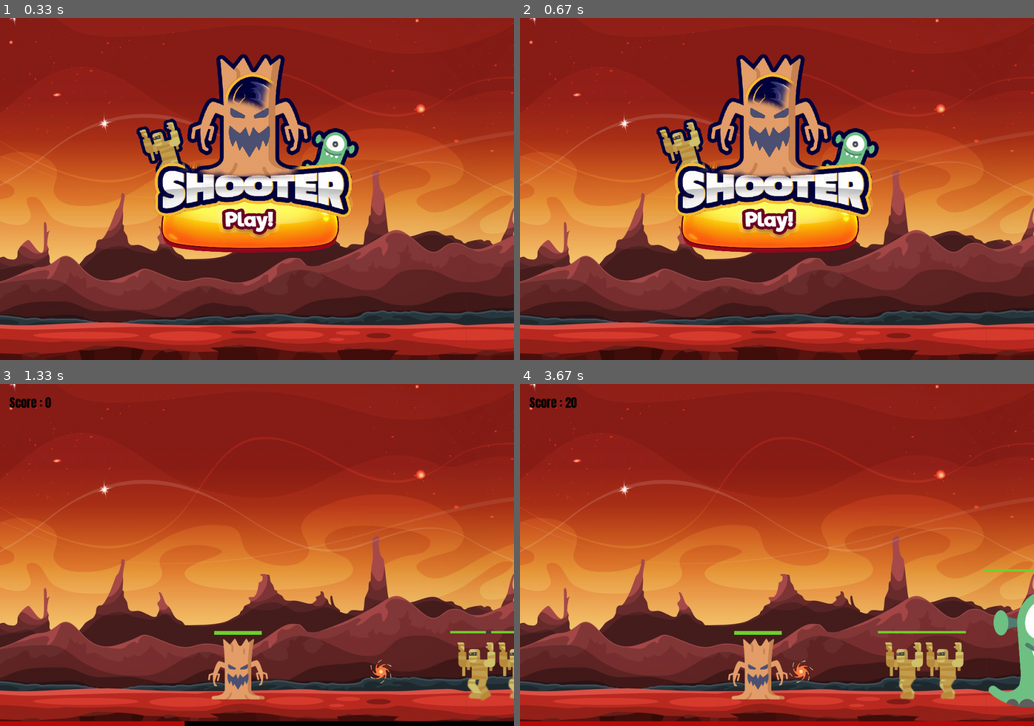
Above: before the commit, frames 1-4 (two rows, left to right).
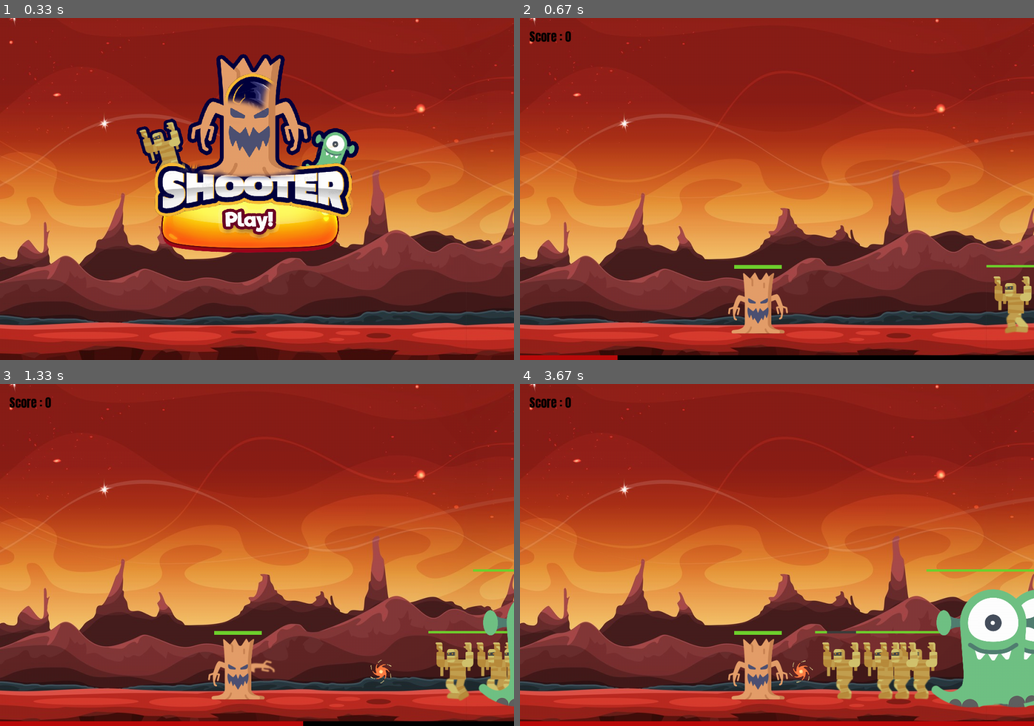
Above: after the commit, the same moments.

Repository: GamerPsy/Shooter-pygame
Game: pygame game, started from main.py
Two runs of this game, one before a commit and one after it. Both use one fixed random seed, a clock stepped at 60 frames per second and the inputs below.
Inputs (mouse positions are in pixels of both pictures, inside the frame that each line leads up to):
- Up to frame 1 (0.33 s): no input
- Up to frame 2 (0.67 s): tap Space at 0.33 s
- Up to frame 3 (1.33 s): click (251, 589) at 0.72 s; tap Space at 1.07 s
- Up to frame 4 (3.67 s): tap Space at 1.37, 1.57, 3.63 s; click (705, 483) at 3.28 s

Frame 1 is identical in both runs. In frame 2, 19% of the frame differs, in the area x 0-100%, y 3-100%; in frame 3, 3.0%; in frame 4, 7.1%.

Commit message:
ajout des sons

Diff:
--- a/comet.py
+++ b/comet.py
@@ -14,6 +14,7 @@
 
     def remove(self):
         self.comet_event.all_comets.remove(self)
+        self.comet_event.game.soundManager.play("meteorite")
         if len(self.comet_event.all_comets) == 0:
             #print("pluie finie")
             self.comet_event.reset_percent()
--- a/game.py
+++ b/game.py
@@ -2,6 +2,8 @@
 from player import Player
 from monster import Alien, Monster, Mummy
 from comet_event import CometFallEvent
+from sounds import SoundManager
+
 
 #creation classe game
 class Game:
@@ -14,6 +16,8 @@
         self.all_players.add(self.player)
 
         self.comet_vent = CometFallEvent(self)
+
+        self.soundManager = SoundManager()
 
         self.all_monsters = pygame.sprite.Group()
         self.font = pygame.font.Font("assets/Anton.ttf", 25)
@@ -38,7 +42,7 @@
         self.comet_vent.reset_percent()
         self.is_playing = False
         self.score = 0
-
+        self.soundManager.play('game_over')
 
     def update(self, screen):
 
--- a/main.py
+++ b/main.py
@@ -56,13 +56,18 @@
         elif event.type == pygame.KEYDOWN:
             game.pressed[event.key] = True
             if event.key == pygame.K_SPACE:
-                game.player.lauch_projectile()
+                if game.is_playing:
+                    game.player.lauch_projectile()
+                else:
+                    game.start()
+                    game.soundManager.play('click')
         elif event.type == pygame.KEYUP:
             game.pressed[event.key] = False
 
         elif event.type == pygame.MOUSEBUTTONDOWN:
             if start_button_rect.collidepoint(event.pos):
                 game.start()
+                game.soundManager.play('click')
 
     #fixe le nb de FPS
     clock.tick(FPS)
--- a/player.py
+++ b/player.py
@@ -35,6 +35,7 @@
     def lauch_projectile(self):
         self.all_projectiles.add(Projectile(self))
         self.start_animation()
+        self.game.soundManager.play('tir')
 
     def move_right(self):
         if not self.game.check_collision(self, self.game.all_monsters):
--- /dev/null
+++ b/sounds.py
@@ -0,0 +1,14 @@
+import pygame
+
+class SoundManager:
+
+    def __init__(self):
+        self.sounds = {
+            'click': pygame.mixer.Sound("assets/sounds/click.ogg"),
+            'game_over': pygame.mixer.Sound("assets/sounds/game_over.ogg"),
+            'meteorite': pygame.mixer.Sound("assets/sounds/meteorite.ogg"),
+            'tir': pygame.mixer.Sound("assets/sounds/tir.ogg"),
+        }
+
+    def play(self, name):
+        self.sounds[name].play()
